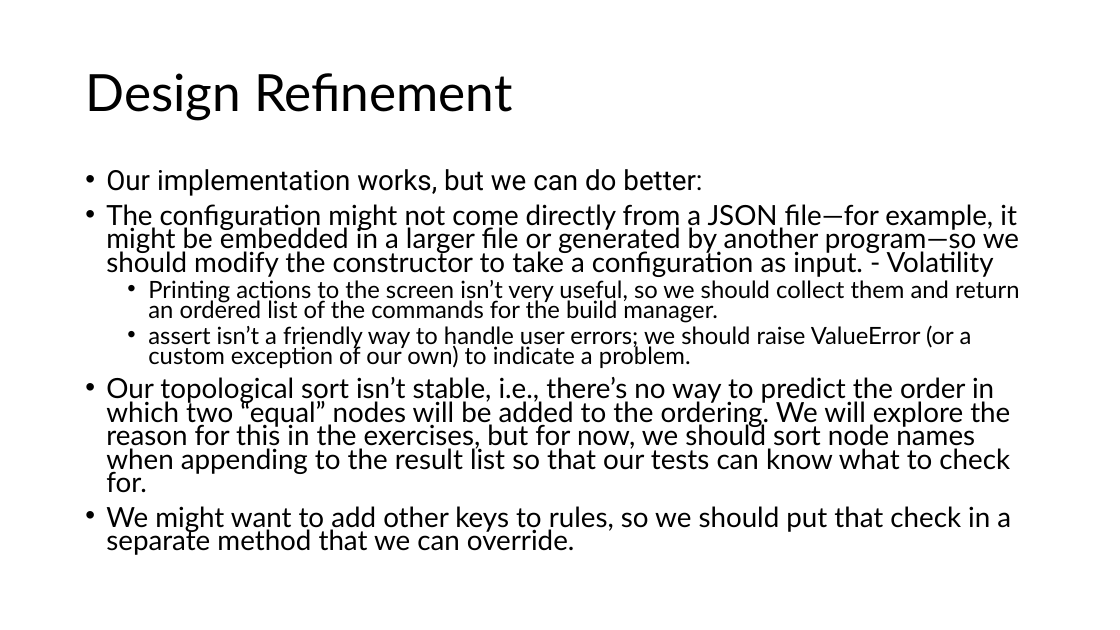
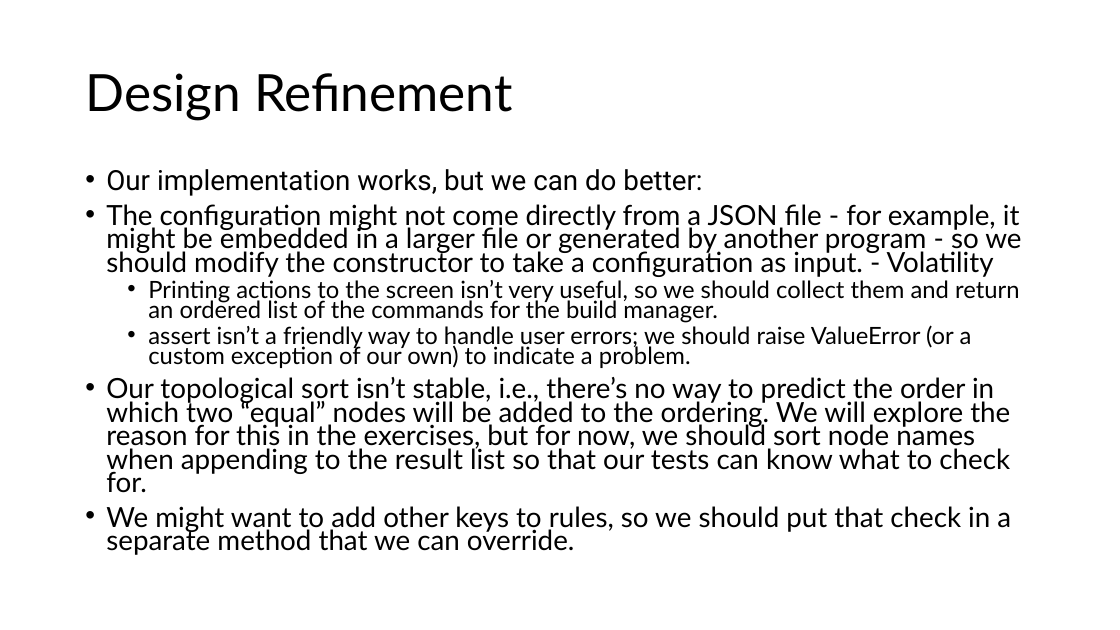
Before and after one commit to aregm/system-design-course, a slide deck: slide 27 of docs/Lecture 6.pptx. Drawn at 1120x630 pixels with LibreOffice and Linux fonts; fonts in the diff are those of the drawing. Boxes give left, top, right and bottom in pixels: in the first picture for what was removed or moved away, otherwise in the second. Text is boxed around its words. In the diff, an @@ line names an element or a change of style, - is before the commit and + after.

Commit message:
Updated lecture 6
Some typos are corrected.

```diff
--- a/docs/Lecture 6.pptx
+++ b/docs/Lecture 6.pptx
@@ text at [106, 204, 1021, 277]: text changed @@
-• The configuration might not come directly from a JSON file—for example, it might be embedded in a larger file or generated by another program—so we should modify the constructor to take a configuration as input. - Volatility
+• The configuration might not come directly from a JSON file - for example, it might be embedded in a larger file or generated by another program - so we should modify the constructor to take a configuration as input. - Volatility
```
Also in this commit, not shown: 10 other slides changed.
